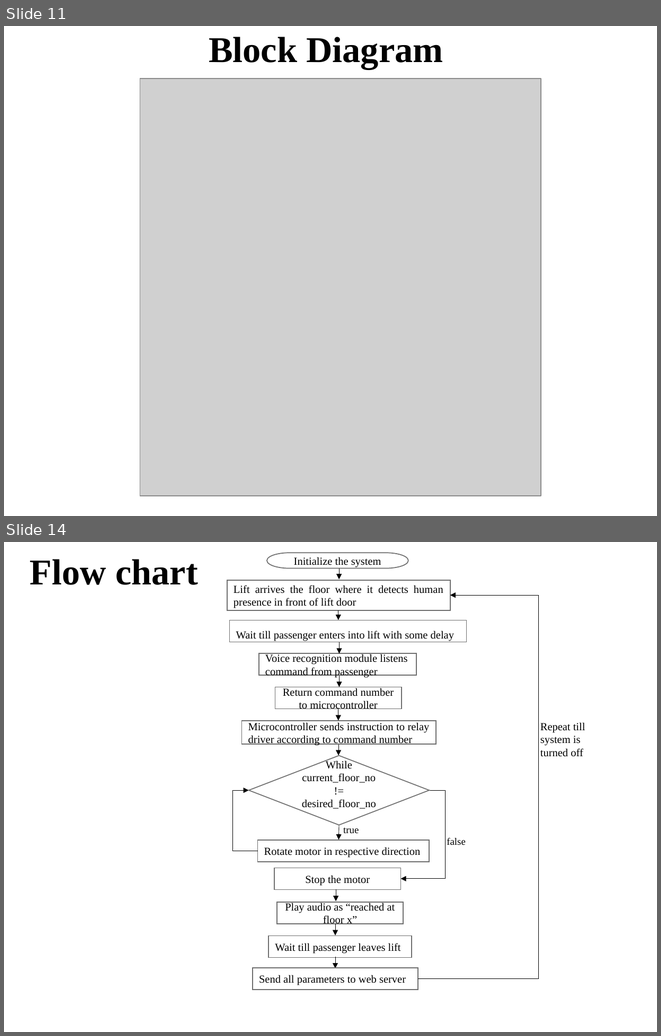
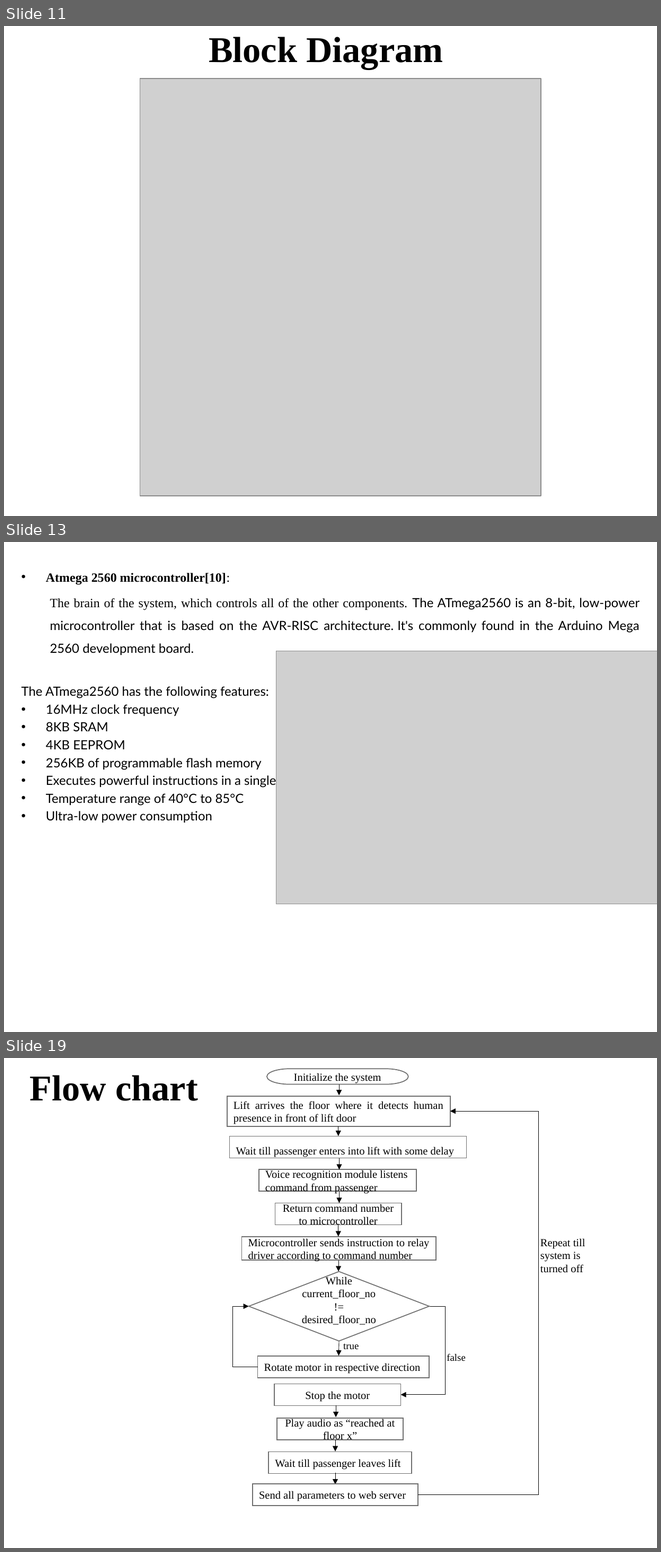
Before and after one commit to OnkarWaman/Voice-Operated-Lift, a slide deck: 5) Stage-I PPT/our ppt.pptx. Shown one above the other, each under a label of ours: slides 11 and 14 before the commit, slides 11, 13 and 19 after it; the slides between them are not shown. The pictures are 661x1036 and 661x1552 pixels, drawn with LibreOffice and Linux fonts; fonts in the diff are those of the drawing; grey boxes stand for pictures. Boxes give left, top, right and bottom in pixels: in the first picture for what was removed or moved away, otherwise in the second. Text is boxed around its words. In the diff, an @@ line names an element or a change of style, - is before the commit and + after.

```diff
--- a/5) Stage-I PPT/our ppt.pptx
+++ b/5) Stage-I PPT/our ppt.pptx
@@ slide 13 added at [4, 542, 657, 1032], background #FFFFFF @@
@@ text added at [21, 573, 639, 822], 14 pt, text #000000 @@
+• Atmega 2560 microcontroller[10]:
+  The brain of the system, which controls all of the other components. The ATmega2560 is an 8-bit, low-power microcontroller that is based on the AVR-RISC architecture. It's commonly found in the Arduino Mega 2560 development board.
+The ATmega2560 has the following features:
+• 16MHz clock frequency
+• 8KB SRAM
+• 4KB EEPROM
+• 256KB of programmable flash memory
+• Executes powerful instructions in a single clock cycle
+• Temperature range of 40°C to 85°C
+• Ultra-low power consumption
@@ picture added at [276, 651, 657, 905] @@
@@ what was slide 14 is now slide 19 @@
```
Also in this commit, not shown: 13 slides changed, 4 other slides added.
